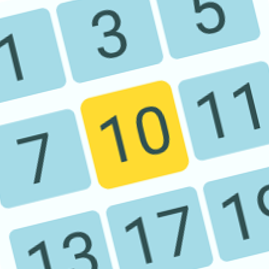
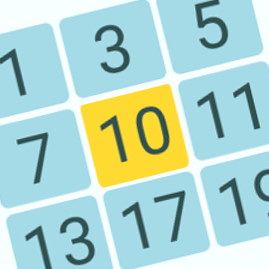
Revision of a layered 269×269 image; what changed, layer by layer:
added layer "Transformation copy" above "Transformation copy #2" over [0, 0, 269, 122]
added layer "Transformation copy #2" above "Transformation copy #1" over [0, 149, 269, 269]
added layer "Transformation copy #1" above "Transformation" over [0, 53, 269, 216]
hid "Transformation" over [0, 0, 269, 269]
painted on "Layer" over [0, 0, 269, 269]
